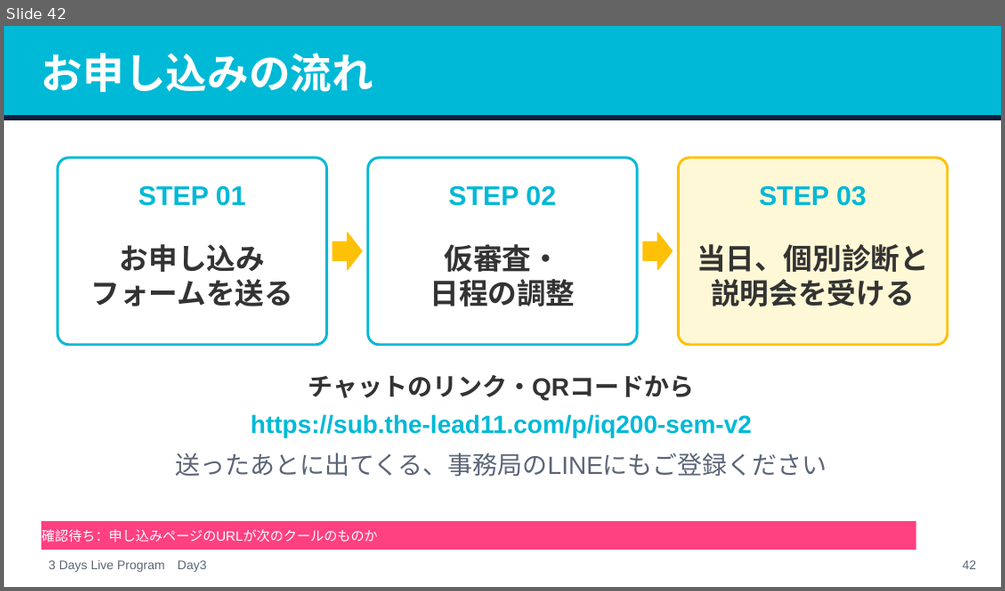
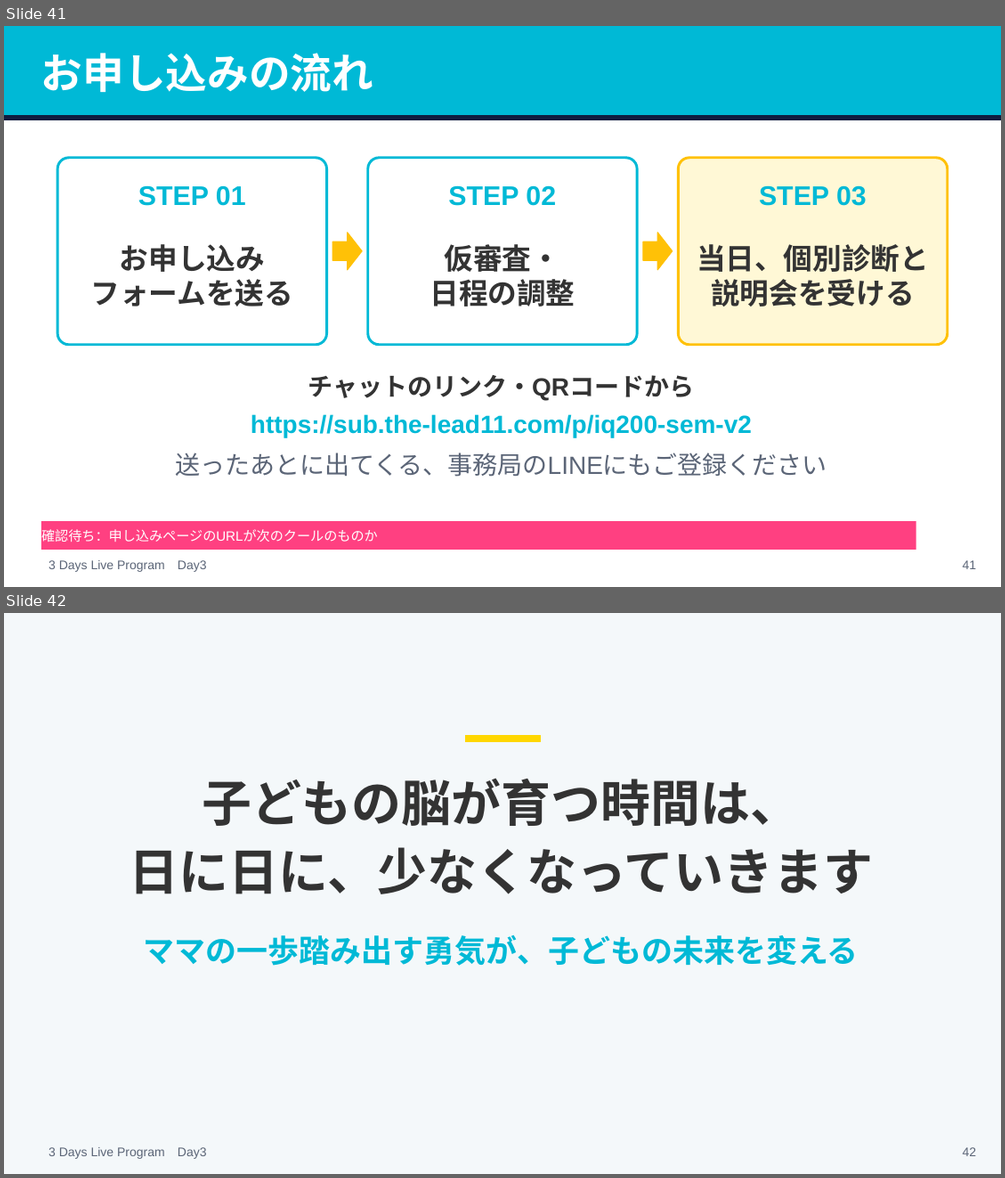
Before and after one commit to tanakayuc/static-pages, a slide deck: pigmarion-homeinter-3days-live/day3/v2/homeinter-day3-v2.pptx. Shown one above the other, each under a label of ours: slide 42 before the commit, slides 41 and 42 after it. The pictures are 1005x591 and 1005x1178 pixels, drawn with LibreOffice and Linux fonts; fonts in the diff are those of the drawing. Boxes give left, top, right and bottom in pixels: in the first picture for what was removed or moved away, otherwise in the second. Text is boxed around its words. In the diff, an @@ line names an element or a change of style, - is before the commit and + after.

Commit message:
pigmarion-homeinter-3days-live: Day3の最後に、背中を押す一枚を足し、申し込みの流れ→その一枚→船→課題の順にした（田中さんの指示）

```diff
--- a/pigmarion-homeinter-3days-live/day3/v2/homeinter-day3-v2.pptx
+++ b/pigmarion-homeinter-3days-live/day3/v2/homeinter-day3-v2.pptx
@@ slide 42 added at [4, 613, 1001, 1174], background #F4F8FA; not listed: 1 template element that a slide beside it also shows @@
@@ rectangle added at [465, 736, 540, 742], fill #FFD700, outline #FFD700 1 pt @@
@@ text added at [129, 778, 873, 894], 48 pt, text #333333, bold @@
+子どもの脳が育つ時間は、
+日に日に、少なくなっていきます
@@ text added at [144, 935, 858, 965], 30 pt, text #00B9D6, bold @@
+ママの一歩踏み出す勇気が、子どもの未来を変える
@@ page number added at [963, 1147, 977, 1156], 12 pt, text #5B6577 @@
+42
@@ what was slide 42 is now slide 41 @@
@@ page number at [963, 560, 977, 569]: text changed @@
-42
+41
```
Also in this commit, not shown: 11 other files.
